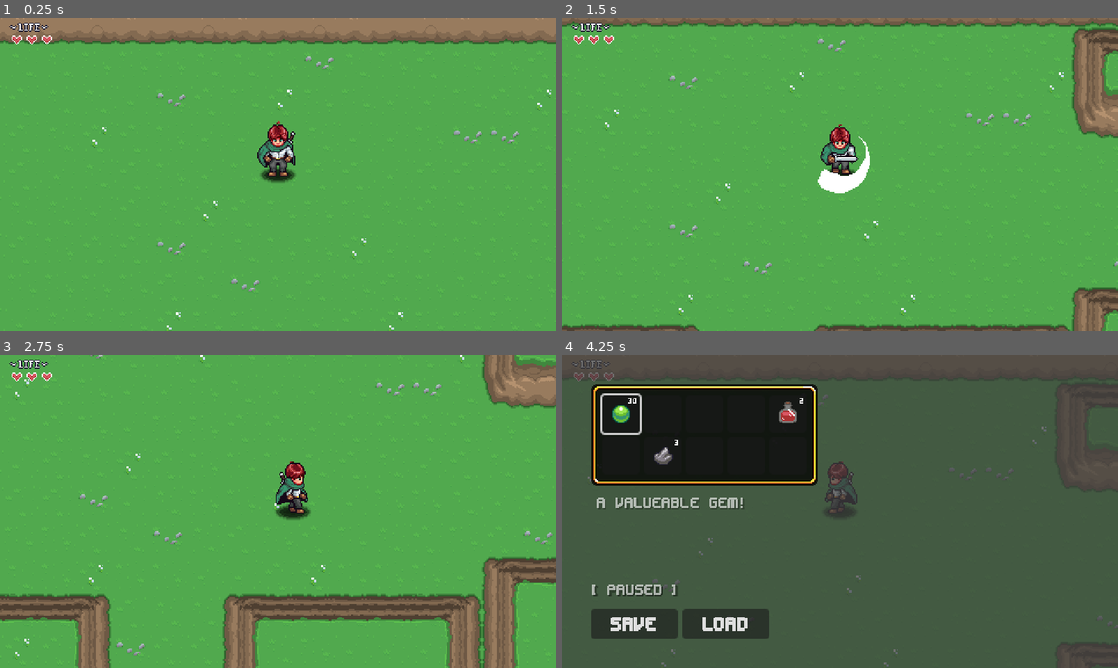
Above: before the commit, frames 1-4 (two rows, left to right).
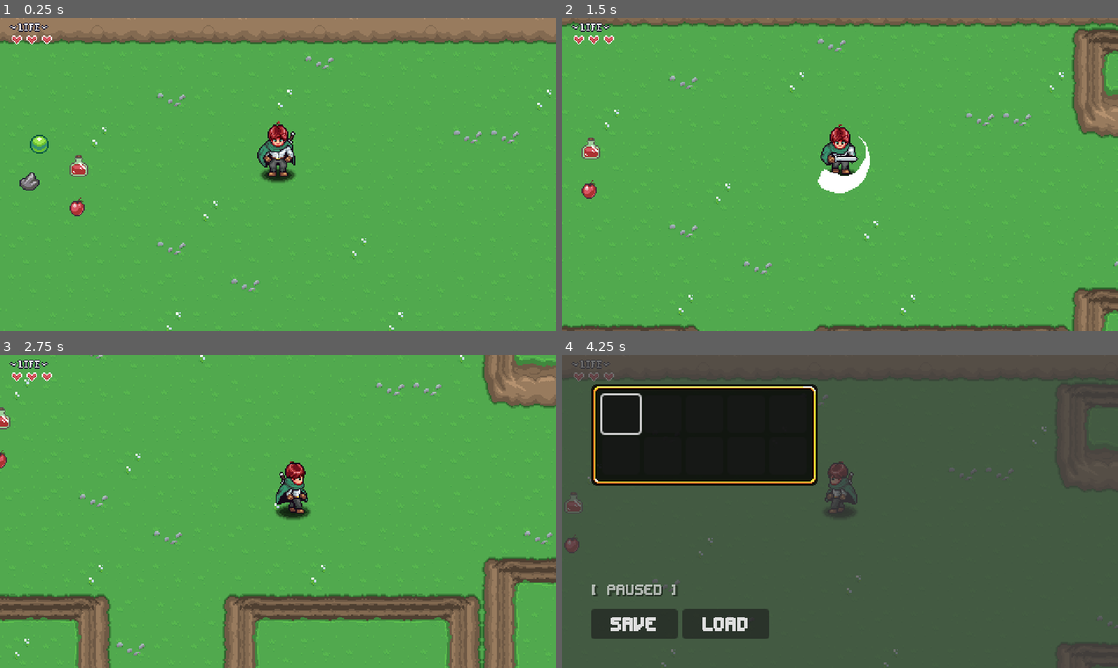
Above: after the commit, the same moments.

Repository: eapzzz/AARPG
Game: Godot game, scene res://levels/area_01/01.tscn
Two runs of this game, one before a commit and one after it. Both use one fixed random seed, a clock stepped at 60 frames per second and the inputs below. Sound files missing from this copy of the repository are replaced by a short silence.
Inputs (mouse positions are in pixels of both pictures, inside the frame that each line leads up to):
- Up to frame 1 (0.25 s): no input
- Up to frame 2 (1.5 s): move the mouse to (962, 158) at 0.52 s; press the mouse at (962, 158) at 0.53 s; hold D (right) 0.53-1.28 s; move the mouse to (728, 190) at 1.27 s; release the mouse at (728, 190) at 1.28 s; hold S (down) from 1.28 s (still down); click (728, 190) at 1.35 s
- Up to frame 3 (2.75 s): move the mouse to (333, 442) at 2.02 s; release S (down) at 2.03 s; press the mouse at (333, 442) at 2.03 s; hold D (right) from 2.03 s (still down)
- Up to frame 4 (4.25 s): move the mouse to (812, 574) at 2.77 s; release D (right) at 2.78 s; release the mouse at (812, 574) at 2.78 s; hold W (up) 2.78-3.53 s; click (812, 574) at 2.85 s; move the mouse to (1006, 558) at 3.52 s; press the mouse at (1006, 558) at 3.53 s; hold A (left) from 3.53 s (still down); tap Escape (pause) at 4.15 s

The runs differ from the first frame. In frame 1, 0.6% of the frame differs, in the area x 3-16%, y 37-64%; in frame 2, 0.3%; in frame 3, 0.2%; in frame 4, 1.2%, in the area x 0-44%, y 13-64%.

Commit message:
E17 - Pickup & Use Items - Inventory (part II)

Diff:
--- a/00_globals/global_player_manager.gd
+++ b/00_globals/global_player_manager.gd
@@ -1,6 +1,7 @@
 extends Node
 
 const PLAYER = preload("uid://b4sse476kdci4")
+const INVENTORY_DATA: InventoryData = preload("uid://blj4h7rnd0fmh")
 
 var player: Player
 var player_spawned := false
--- a/gui/pause_menu/inventory/player_inventory.tres
+++ b/gui/pause_menu/inventory/player_inventory.tres
@@ -2,29 +2,8 @@
 
 [ext_resource type="Script" uid="uid://055e7l8mor2c" path="res://gui/pause_menu/inventory/scripts/inventory_data.gd" id="1_ly8v7"]
 [ext_resource type="Script" uid="uid://bm86olkry6ywk" path="res://gui/pause_menu/inventory/scripts/slot_data.gd" id="2_mleg5"]
-[ext_resource type="Resource" uid="uid://8qgcg0rmriho" path="res://items/gem.tres" id="3_mleg5"]
-[ext_resource type="Resource" uid="uid://b1y2o87cmew1w" path="res://items/potion.tres" id="4_7ev3v"]
-[ext_resource type="Resource" uid="uid://d0qvih0usgnvp" path="res://items/stone.tres" id="5_wks6u"]
-
-[sub_resource type="Resource" id="Resource_1yi2q"]
-script = ExtResource("2_mleg5")
-item_data = ExtResource("3_mleg5")
-quantity = 30
-metadata/_custom_type_script = "uid://bm86olkry6ywk"
-
-[sub_resource type="Resource" id="Resource_kb7hr"]
-script = ExtResource("2_mleg5")
-item_data = ExtResource("4_7ev3v")
-quantity = 2
-metadata/_custom_type_script = "uid://bm86olkry6ywk"
-
-[sub_resource type="Resource" id="Resource_hrir3"]
-script = ExtResource("2_mleg5")
-item_data = ExtResource("5_wks6u")
-quantity = 3
-metadata/_custom_type_script = "uid://bm86olkry6ywk"
 
 [resource]
 script = ExtResource("1_ly8v7")
-slots = Array[ExtResource("2_mleg5")]([SubResource("Resource_1yi2q"), null, null, null, SubResource("Resource_kb7hr"), null, SubResource("Resource_hrir3"), null, null, null])
+slots = Array[ExtResource("2_mleg5")]([null, null, null, null, null, null, null, null, null, null])
 metadata/_custom_type_script = "uid://055e7l8mor2c"
--- a/gui/pause_menu/inventory/scripts/inventory_data.gd
+++ b/gui/pause_menu/inventory/scripts/inventory_data.gd
@@ -4,5 +4,43 @@
 @export var slots: Array[SlotData]
 
 
-func add_item() -> void:
+func _init() -> void:
+	connect_slots()
 	pass
+
+
+func add_item(item: ItemData, count: int = 1) -> bool:
+	for s in slots:
+		if s:
+			if s.item_data == item:
+				s.quantity += count
+				return true
+
+	for i in slots.size():
+		if slots[i] == null:
+			var new = SlotData.new()
+			new.item_data = item
+			new.quantity = count
+			slots[i] = new
+			new.changed.connect(slot_changed)
+			return true
+
+	return false
+
+
+func connect_slots() -> void:
+	for s in slots:
+		if s:
+			s.changed.connect(slot_changed)
+	pass
+
+
+func slot_changed() -> void:
+	for s in slots:
+		if s:
+			if s.quantity < 1:
+				s.changed.disconnect(slot_changed)
+				var index = slots.find(s)
+				slots[index] = null
+				emit_changed()
+	pass
--- a/gui/pause_menu/inventory/scripts/inventory_slot_ui.gd
+++ b/gui/pause_menu/inventory/scripts/inventory_slot_ui.gd
@@ -13,12 +13,15 @@
 	label.text = ""
 	focus_entered.connect(item_focused)
 	focus_exited.connect(item_unfocused)
+	pressed.connect(item_pressed)
 	pass
 
 
 func set_slot_data(value: SlotData) -> void:
 	slot_data = value
 	if slot_data == null:
+		texture_rect.texture = null
+		label.text = ""
 		return
 	texture_rect.texture = slot_data.item_data.texture
 	label.text = str(slot_data.quantity)
@@ -26,12 +29,26 @@
 
 
 func item_focused() -> void:
-	if slot_data != null:
-		if slot_data.item_data != null:
-			PauseMenu.update_item_description(slot_data.item_data.description)
+	if slot_data != null and slot_data.item_data != null:
+		PauseMenu.update_item_description(slot_data.item_data.description)
+	else:
+		PauseMenu.update_item_description("")
 	pass
 
 
 func item_unfocused() -> void:
 	PauseMenu.update_item_description("")
 	pass
+
+
+func item_pressed() -> void:
+	if slot_data == null or slot_data.item_data == null:
+		return
+	var s = slot_data
+	var was_used = s.item_data.use()
+	if not was_used:
+		return
+	s.quantity -= 1
+	if slot_data != null:
+		label.text = str(s.quantity)
+	pass
--- a/gui/pause_menu/inventory/scripts/inventory_ui.gd
+++ b/gui/pause_menu/inventory/scripts/inventory_ui.gd
@@ -5,11 +5,14 @@
 
 @export var data: InventoryData
 
+var focus_index: int = 0
+
 
 func _ready() -> void:
 	PauseMenu.shown.connect(update_inventory)
 	PauseMenu.hidden.connect(clear_inventory)
 	clear_inventory()
+	data.changed.connect(on_inventory_changed)
 	pass
 
 
@@ -19,10 +22,30 @@
 	pass
 
 
-func update_inventory() -> void:
-	for s in data.slots:
+func update_inventory(i: int = 0) -> void:
+	for idx in data.slots.size():
 		var new_slot = INVENTORY_SLOT.instantiate()
 		add_child(new_slot)
-		new_slot.slot_data = s
-	get_child(0).grab_focus()
+		new_slot.slot_data = data.slots[idx]
+		new_slot.focus_entered.connect(item_focused)
+
+	await get_tree().process_frame
+	var count := get_child_count()
+	if count > 0:
+		get_child(clampi(i, 0, count - 1)).grab_focus()
 	pass
+
+
+func item_focused() -> void:
+	for i in range(get_child_count()):
+		if get_child(i).has_focus():
+			focus_index = i
+			return
+	pass
+
+
+func on_inventory_changed() -> void:
+	var i := focus_index
+	for idx in range(mini(data.slots.size(), get_child_count())):
+		get_child(idx).slot_data = data.slots[idx]
+	pass
--- a/gui/pause_menu/inventory/scripts/slot_data.gd
+++ b/gui/pause_menu/inventory/scripts/slot_data.gd
@@ -2,4 +2,10 @@
 extends Resource
 
 @export var item_data: ItemData
-@export var quantity: int = 0
+@export var quantity: int = 0: set = set_quantity
+
+
+func set_quantity(value: int) -> void:
+	quantity = value
+	if quantity < 1:
+		emit_changed()
--- a/gui/pause_menu/pause_menu.gd
+++ b/gui/pause_menu/pause_menu.gd
@@ -5,6 +5,7 @@
 
 var is_paused := false
 
+@onready var audio_stream_player: AudioStreamPlayer = $AudioStreamPlayer
 @onready var button_save: Button = $Control/HBoxContainer/ButtonSave
 @onready var button_load: Button = $Control/HBoxContainer/ButtonLoad
 @onready var item_description: Label = $Control/ItemDescription
@@ -12,6 +13,7 @@
 
 func _ready() -> void:
 	hide_pause_menu()
+	item_description.text = ""
 	button_save.pressed.connect(_on_save_pressed)
 	button_load.pressed.connect(_on_load_pressed)
 	pass
@@ -63,3 +65,9 @@
 func update_item_description(new_text: String) -> void:
 	item_description.text = new_text
 	pass
+
+
+func play_audio(audio: AudioStream) -> void:
+	audio_stream_player.stream = audio
+	audio_stream_player.play()
+	pass
--- a/gui/pause_menu/pause_menu.tscn
+++ b/gui/pause_menu/pause_menu.tscn
@@ -154,3 +154,6 @@
 theme_override_fonts/font = ExtResource("2_1wcnx")
 theme_override_font_sizes/font_size = 20
 text = "Load"
+
+[node name="AudioStreamPlayer" type="AudioStreamPlayer" parent="." unique_id=1757568921]
+max_polyphony = 4
--- /dev/null
+++ b/items/apple.tres
@@ -0,0 +1,24 @@
+[gd_resource type="Resource" script_class="ItemData" format=3 uid="uid://dsjot8ebsf5se"]
+
+[ext_resource type="Script" uid="uid://bgk87qosfg66m" path="res://items/item_effects/item_effect.gd" id="1_dumep"]
+[ext_resource type="AudioStream" uid="uid://bmnwpyii54dpf" path="res://items/item_effects/hp-up.wav" id="2_rj1s8"]
+[ext_resource type="Script" uid="uid://dk26mo3s51sr3" path="res://items/scripts/item_data.gd" id="2_xmv7l"]
+[ext_resource type="Script" uid="uid://c8d3pjg0fyb6h" path="res://items/item_effects/item_effect_heal.gd" id="3_ia5ia"]
+[ext_resource type="Texture2D" uid="uid://eiaue10mugeg" path="res://items/sprites/items.png" id="5_hbuy5"]
+
+[sub_resource type="Resource" id="Resource_qgymf"]
+script = ExtResource("3_ia5ia")
+audio = ExtResource("2_rj1s8")
+metadata/_custom_type_script = "uid://c8d3pjg0fyb6h"
+
+[sub_resource type="AtlasTexture" id="AtlasTexture_26tcx"]
+atlas = ExtResource("5_hbuy5")
+region = Rect2(192, 0, 32, 32)
+
+[resource]
+script = ExtResource("2_xmv7l")
+name = "Apple"
+description = "A delicious red apple!"
+texture = SubResource("AtlasTexture_26tcx")
+effects = Array[ExtResource("1_dumep")]([SubResource("Resource_qgymf")])
+metadata/_custom_type_script = "uid://dk26mo3s51sr3"
--- /dev/null
+++ b/items/item_effects/item_effect.gd
@@ -0,0 +1,9 @@
+class_name ItemEffect
+extends Resource
+
+@export var use_description: String
+
+
+func use() -> void:
+
+	pass
--- /dev/null
+++ b/items/item_effects/item_effect_heal.gd
@@ -0,0 +1,11 @@
+class_name ItemEffectHeal
+extends ItemEffect
+
+@export var heal_amount := 1
+@export var audio: AudioStream
+
+
+func use() -> void:
+	PlayerManager.player.update_hp(heal_amount)
+	PauseMenu.play_audio(audio)
+	pass
--- /dev/null
+++ b/items/item_pickup/item_pickup.gd
@@ -0,0 +1,49 @@
+@tool
+class_name ItemPickup
+extends Node2D
+
+@export var item_data: ItemData: set = _set_item_data
+
+@onready var area_2d: Area2D = $Area2D
+@onready var sprite_2d: Sprite2D = $Sprite2D
+@onready var audio_stream_player_2d: AudioStreamPlayer2D = $AudioStreamPlayer2D
+
+
+func _ready() -> void:
+	_update_texture()
+
+	if Engine.is_editor_hint():
+		return
+
+	area_2d.body_entered.connect(_on_body_entered)
+	pass
+
+
+func _on_body_entered(b) -> void:
+	if b is Player:
+		if item_data:
+			if PlayerManager.INVENTORY_DATA.add_item(item_data) == true:
+				item_picked_up()
+	pass
+
+
+func item_picked_up() -> void:
+	area_2d.body_entered.disconnect(_on_body_entered)
+	audio_stream_player_2d.play()
+	visible = false
+
+	await audio_stream_player_2d.finished
+	queue_free()
+	pass
+
+
+func _set_item_data(value: ItemData) -> void:
+	item_data = value
+	_update_texture()
+	pass
+
+
+func _update_texture() -> void:
+	if item_data and sprite_2d:
+		sprite_2d.texture = item_data.texture
+	pass
--- /dev/null
+++ b/items/item_pickup/item_pickup.tscn
@@ -0,0 +1,19 @@
+[gd_scene format=3 uid="uid://dl5vcyjj1xbno"]
+
+[ext_resource type="Script" uid="uid://3mpvk1nxua70" path="res://items/item_pickup/item_pickup.gd" id="1_0g51u"]
+[ext_resource type="AudioStream" uid="uid://dljlkkbjh55tb" path="res://items/item_pickup/item_pickup.wav" id="2_0rscd"]
+
+[sub_resource type="CircleShape2D" id="CircleShape2D_h2pfg"]
+
+[node name="ItemPickup" type="Node2D" unique_id=575974686]
+script = ExtResource("1_0g51u")
+
+[node name="Area2D" type="Area2D" parent="." unique_id=124589149]
+
+[node name="CollisionShape2D" type="CollisionShape2D" parent="Area2D" unique_id=31584493]
+shape = SubResource("CircleShape2D_h2pfg")
+
+[node name="Sprite2D" type="Sprite2D" parent="." unique_id=133923184]
+
+[node name="AudioStreamPlayer2D" type="AudioStreamPlayer2D" parent="." unique_id=1749846786]
+stream = ExtResource("2_0rscd")
--- a/items/potion.tres
+++ b/items/potion.tres
@@ -1,7 +1,16 @@
 [gd_resource type="Resource" script_class="ItemData" format=3 uid="uid://b1y2o87cmew1w"]
 
 [ext_resource type="Script" uid="uid://dk26mo3s51sr3" path="res://items/scripts/item_data.gd" id="1_70df6"]
+[ext_resource type="Script" uid="uid://bgk87qosfg66m" path="res://items/item_effects/item_effect.gd" id="1_hxf14"]
 [ext_resource type="Texture2D" uid="uid://eiaue10mugeg" path="res://items/sprites/items.png" id="2_8h85v"]
+[ext_resource type="Script" uid="uid://c8d3pjg0fyb6h" path="res://items/item_effects/item_effect_heal.gd" id="2_u0y06"]
+[ext_resource type="AudioStream" uid="uid://bmnwpyii54dpf" path="res://items/item_effects/hp-up.wav" id="3_ncbnu"]
+
+[sub_resource type="Resource" id="Resource_q7uc3"]
+script = ExtResource("2_u0y06")
+heal_amount = 2
+audio = ExtResource("3_ncbnu")
+metadata/_custom_type_script = "uid://c8d3pjg0fyb6h"
 
 [sub_resource type="AtlasTexture" id="AtlasTexture_2nysy"]
 atlas = ExtResource("2_8h85v")
@@ -12,4 +21,5 @@
 name = "Potion"
 description = "This red drink restores your heatlh!"
 texture = SubResource("AtlasTexture_2nysy")
+effects = Array[ExtResource("1_hxf14")]([SubResource("Resource_q7uc3")])
 metadata/_custom_type_script = "uid://dk26mo3s51sr3"
--- a/items/scripts/item_data.gd
+++ b/items/scripts/item_data.gd
@@ -4,3 +4,16 @@
 @export var name := ""
 @export_multiline var description := ""
 @export var texture: Texture2D
+@export_category("Item Use Effects")
+@export var effects: Array[ItemEffect]
+
+
+func use() -> bool:
+	if effects.size() <= 0:
+		return false
+
+	for e in effects:
+		if e:
+			e.use()
+
+	return true
--- a/levels/area_01/01.tscn
+++ b/levels/area_01/01.tscn
@@ -4,6 +4,11 @@
 [ext_resource type="PackedScene" uid="uid://bri5hwgk35qtq" path="res://tilemaps/grass-01.tscn" id="1_hemfp"]
 [ext_resource type="PackedScene" uid="uid://dbhv13lwe7daf" path="res://levels/player_spawn.tscn" id="2_87u7q"]
 [ext_resource type="PackedScene" uid="uid://c8vv686s1e0db" path="res://levels/level_transition.tscn" id="4_7wb7g"]
+[ext_resource type="PackedScene" uid="uid://dl5vcyjj1xbno" path="res://items/item_pickup/item_pickup.tscn" id="5_gd7so"]
+[ext_resource type="Resource" uid="uid://8qgcg0rmriho" path="res://items/gem.tres" id="6_sf8xd"]
+[ext_resource type="Resource" uid="uid://d0qvih0usgnvp" path="res://items/stone.tres" id="7_dge3n"]
+[ext_resource type="Resource" uid="uid://b1y2o87cmew1w" path="res://items/potion.tres" id="8_78a8v"]
+[ext_resource type="Resource" uid="uid://dsjot8ebsf5se" path="res://items/apple.tres" id="9_sf8xd"]
 
 [node name="01" type="Node2D" unique_id=1466939911]
 script = ExtResource("1_5m4ty")
@@ -25,3 +30,19 @@
 level = "uid://c6kqhtnmox1eg"
 size = 4
 side = 1
+
+[node name="ItemPickup" parent="." unique_id=575974686 instance=ExtResource("5_gd7so")]
+position = Vector2(127, 182)
+item_data = ExtResource("6_sf8xd")
+
+[node name="ItemPickup2" parent="." unique_id=1033657650 instance=ExtResource("5_gd7so")]
+position = Vector2(118, 214)
+item_data = ExtResource("7_dge3n")
+
+[node name="ItemPickup3" parent="." unique_id=1044616092 instance=ExtResource("5_gd7so")]
+position = Vector2(161, 202)
+item_data = ExtResource("8_78a8v")
+
+[node name="ItemPickup4" parent="." unique_id=518181026 instance=ExtResource("5_gd7so")]
+position = Vector2(159, 236)
+item_data = ExtResource("9_sf8xd")
Not shown, changed: items/item_effects/hp-up.wav.import
Not shown, added: items/item_effects/item_effect.gd.uid
Not shown, added: items/item_effects/item_effect_heal.gd.uid
Not shown, added: items/item_pickup/item_pickup.gd.uid
Not shown, changed: items/item_pickup/item_pickup.wav.import
Not shown, added: items/item_effects/hp-up.wav
Not shown, added: items/item_pickup/item_pickup.wav
